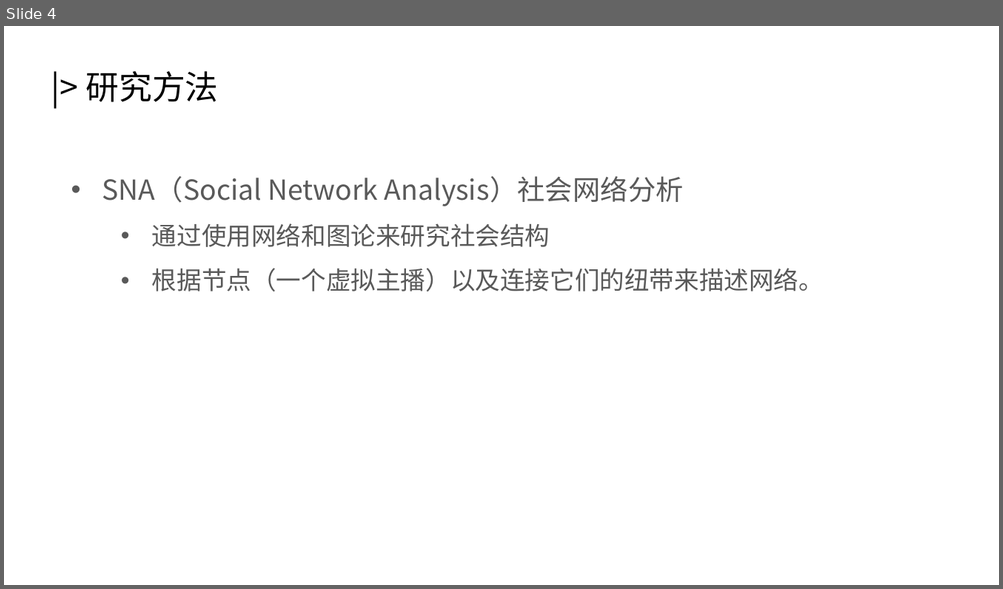
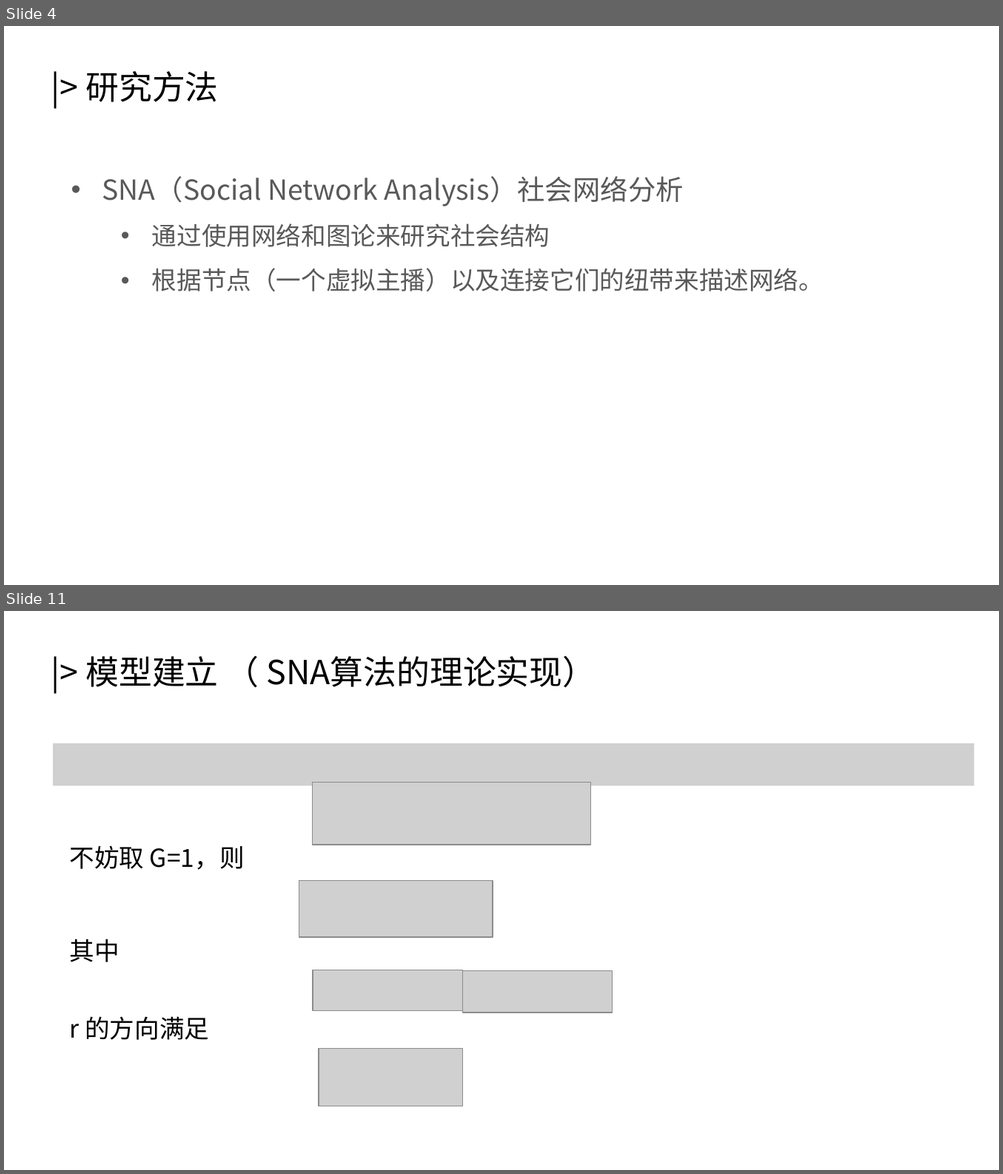
Before and after one commit to HomeArchbishop/math-modeling-2022, a slide deck: essay/复赛答辩.pptx. Shown one above the other, each under a label of ours: slide 4 before the commit, slides 4 and 11 after it; the slides between them are not shown. The pictures are 1003x589 and 1003x1174 pixels, drawn with LibreOffice and Linux fonts; fonts in the diff are those of the drawing; grey boxes stand for pictures. Boxes give left, top, right and bottom in pixels: in the first picture for what was removed or moved away, otherwise in the second. Text is boxed around its words. In the diff, an @@ line names an element or a change of style, - is before the commit and + after.

```diff
--- a/essay/复赛答辩.pptx
+++ b/essay/复赛答辩.pptx
@@ slide 11 added at (4,611,999,1170), background #FFFFFF @@
@@ text added at (86,655,596,687), 24 pt, text #000000 @@
+|> 模型建立 （ SNA算法的理论实现）
@@ picture added at (53,743,973,786) @@
@@ picture added at (313,782,591,845) @@
@@ text added at (70,846,244,870), 18 pt, text #000000 @@
+不妨取 G=1，则
@@ picture added at (299,880,493,937) @@
@@ text added at (70,939,119,963), 18 pt, text #000000 @@
+其中
@@ picture added at (313,970,463,1011) @@
@@ picture added at (463,971,613,1013) @@
@@ text added at (70,1017,209,1040), 18 pt, text #000000 @@
+r 的方向满足
@@ picture added at (318,1048,463,1106) @@
```
Also in this commit, not shown: 1 slide changed, 15 other slides added.
